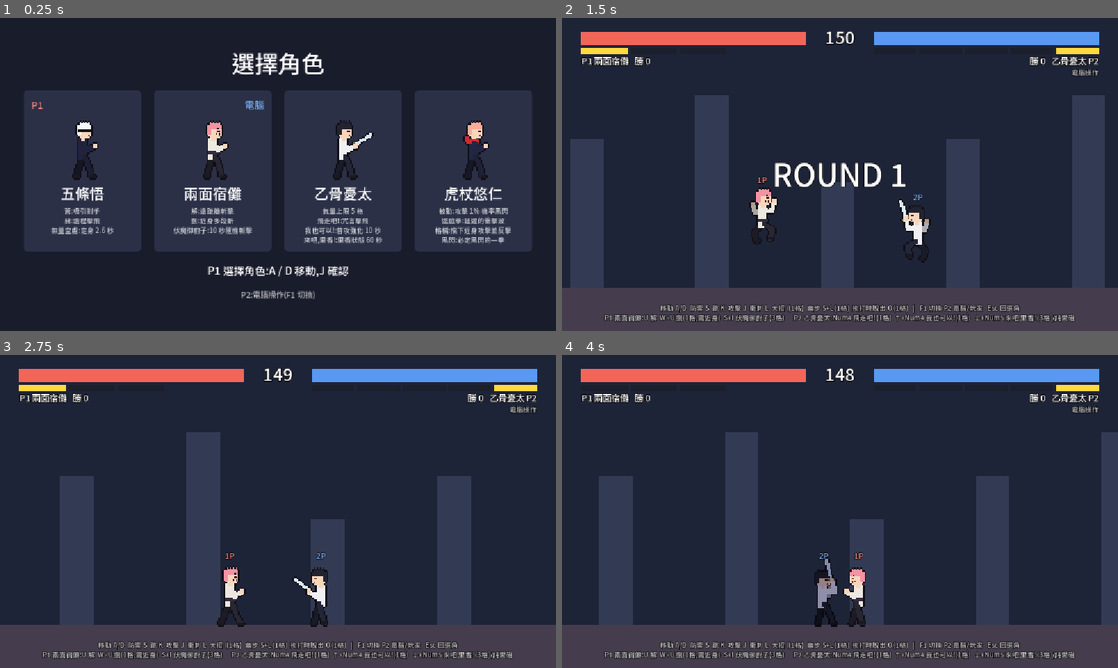
Above: before the commit, frames 1-4 (two rows, left to right).
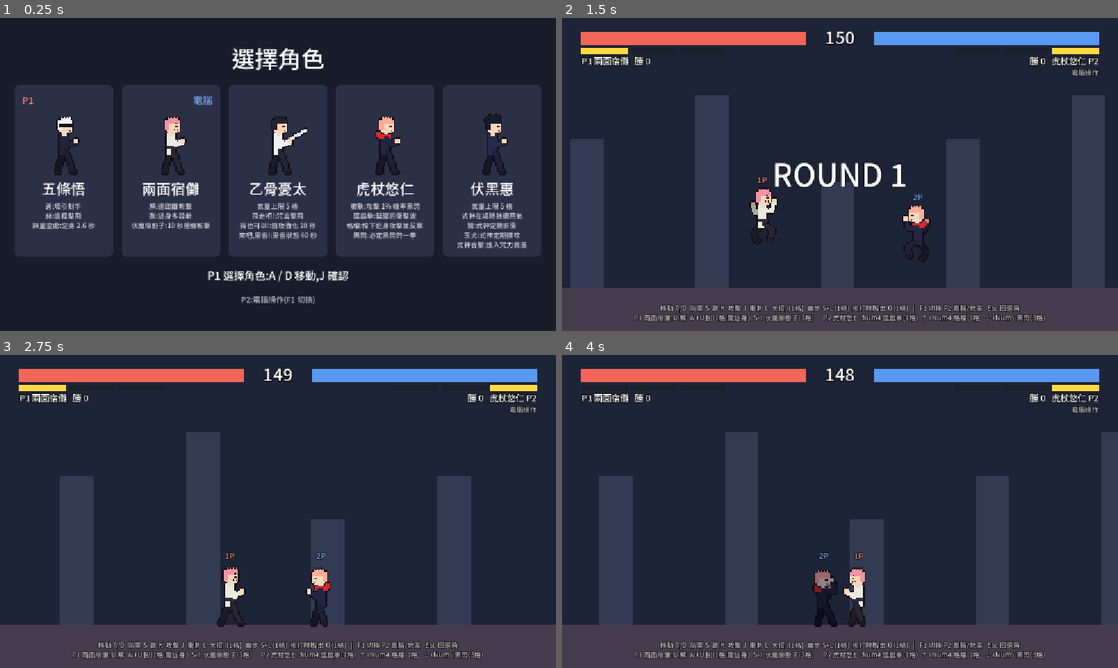
Above: after the commit, the same moments.

Repository: tyboy0407/anifight
Game: Godot game, scene res://scenes/select.tscn
Same seed, same stepped clock (60 frames per second), same inputs: the game is played once before the commit and once after it.
Inputs (mouse positions are in pixels of both pictures, inside the frame that each line leads up to):
- Up to frame 1 (0.25 s): no input
- Up to frame 2 (1.5 s): tap Enter (ui_accept) at 0.5, 0.77 s; move the mouse to (962, 158) at 0.52 s; hold D from 0.53 s (still down); tap J at 0.6 s; click (962, 158) at 0.67 s; move the mouse to (728, 190) at 1.27 s; tap K at 1.35 s; click (728, 190) at 1.42 s
- Up to frame 3 (2.75 s): tap Enter (ui_accept) at 1.52 s; move the mouse to (333, 442) at 2.02 s; release D at 2.03 s; hold A from 2.03 s (still down); tap L at 2.1 s; click (333, 442) at 2.17 s
- Up to frame 4 (4 s): move the mouse to (812, 574) at 2.77 s; release A at 2.78 s; hold D from 2.78 s (still down); tap I at 2.85 s; click (812, 574) at 2.92 s; tap Enter (ui_accept) at 3.02, 3.77 s; move the mouse to (1006, 558) at 3.52 s; tap O at 3.6 s; click (1006, 558) at 3.67 s

The runs differ from the first frame. In frame 1, 22% of the frame differs, in the area x 2-98%, y 9-92%; in frame 2, 1.7%; in frame 3, 1.7%; in frame 4, 1.8%.

Commit message:
Add Megumi character with owl and dog shikigami
- Megumi has five energy bars and regenerates energy while any
  shikigami is on the field.
- Skill 1 / skill 2 (2 bars each) summon an owl or a dog for 15s;
  each attacks the opponent on its own interval.
- The super needs both shikigami out and costs no energy: a combined
  three-hit attack that also grants Cursed Energy Surge for 20s
  (1.3x damage, 3x energy gain).
- CPU keeps energy for summons and prioritises the combined attack
  through two new AI hint hooks.
- Select screen fits five cards; placeholder sprite and font subset
  regenerated.

Co-Authored-By: Claude Fable 5.2 <noreply@anthropic.com>

Diff:
--- /dev/null
+++ b/assets/characters/megumi/sheet.json
@@ -0,0 +1,330 @@
+{
+	"animations": {
+		"air_attack": {
+			"fps": 8,
+			"frames": [
+				[
+					0,
+					384,
+					48,
+					48
+				]
+			],
+			"loop": false
+		},
+		"attack1": {
+			"fps": 12,
+			"frames": [
+				[
+					0,
+					240,
+					48,
+					48
+				],
+				[
+					48,
+					240,
+					48,
+					48
+				],
+				[
+					96,
+					240,
+					48,
+					48
+				]
+			],
+			"loop": false
+		},
+		"attack2": {
+			"fps": 12,
+			"frames": [
+				[
+					0,
+					288,
+					48,
+					48
+				],
+				[
+					48,
+					288,
+					48,
+					48
+				],
+				[
+					96,
+					288,
+					48,
+					48
+				]
+			],
+			"loop": false
+		},
+		"attack3": {
+			"fps": 12,
+			"frames": [
+				[
+					0,
+					336,
+					48,
+					48
+				],
+				[
+					48,
+					336,
+					48,
+					48
+				],
+				[
+					96,
+					336,
+					48,
+					48
+				],
+				[
+					144,
+					336,
+					48,
+					48
+				]
+			],
+			"loop": false
+		},
+		"burst": {
+			"fps": 8,
+			"frames": [
+				[
+					0,
+					528,
+					48,
+					48
+				]
+			],
+			"loop": false
+		},
+		"cast": {
+			"fps": 8,
+			"frames": [
+				[
+					0,
+					480,
+					48,
+					48
+				],
+				[
+					48,
+					480,
+					48,
+					48
+				],
+				[
+					96,
+					480,
+					48,
+					48
+				]
+			],
+			"loop": false
+		},
+		"dash": {
+			"fps": 12,
+			"frames": [
+				[
+					0,
+					144,
+					48,
+					48
+				],
+				[
+					48,
+					144,
+					48,
+					48
+				]
+			],
+			"loop": true
+		},
+		"down": {
+			"fps": 8,
+			"frames": [
+				[
+					0,
+					672,
+					48,
+					48
+				]
+			],
+			"loop": false
+		},
+		"getup": {
+			"fps": 8,
+			"frames": [
+				[
+					0,
+					720,
+					48,
+					48
+				],
+				[
+					48,
+					720,
+					48,
+					48
+				]
+			],
+			"loop": false
+		},
+		"guard": {
+			"fps": 8,
+			"frames": [
+				[
+					0,
+					192,
+					48,
+					48
+				]
+			],
+			"loop": false
+		},
+		"hit": {
+			"fps": 10,
+			"frames": [
+				[
+					0,
+					576,
+					48,
+					48
+				],
+				[
+					48,
+					576,
+					48,
+					48
+				]
+			],
+			"loop": false
+		},
+		"idle": {
+			"fps": 4,
+			"frames": [
+				[
+					0,
+					0,
+					48,
+					48
+				],
+				[
+					48,
+					0,
+					48,
+					48
+				]
+			],
+			"loop": true
+		},
+		"jump": {
+			"fps": 8,
+			"frames": [
+				[
+					0,
+					96,
+					48,
+					48
+				]
+			],
+			"loop": false
+		},
+		"launched": {
+			"fps": 8,
+			"frames": [
+				[
+					0,
+					624,
+					48,
+					48
+				],
+				[
+					48,
+					624,
+					48,
+					48
+				]
+			],
+			"loop": true
+		},
+		"special": {
+			"fps": 12,
+			"frames": [
+				[
+					0,
+					432,
+					48,
+					48
+				],
+				[
+					48,
+					432,
+					48,
+					48
+				],
+				[
+					96,
+					432,
+					48,
+					48
+				],
+				[
+					144,
+					432,
+					48,
+					48
+				]
+			],
+			"loop": false
+		},
+		"walk": {
+			"fps": 10,
+			"frames": [
+				[
+					0,
+					48,
+					48,
+					48
+				],
+				[
+					48,
+					48,
+					48,
+					48
+				],
+				[
+					96,
+					48,
+					48,
+					48
+				],
+				[
+					144,
+					48,
+					48,
+					48
+				],
+				[
+					192,
+					48,
+					48,
+					48
+				],
+				[
+					240,
+					48,
+					48,
+					48
+				]
+			],
+			"loop": true
+		}
+	},
+	"foot_offset": 1,
+	"scale": 3.0
+}
--- /dev/null
+++ b/scenes/characters/megumi.tscn
@@ -0,0 +1,17 @@
+[gd_scene load_steps=3 format=3]
+
+[ext_resource type="PackedScene" path="res://scenes/fighter.tscn" id="1_base"]
+[ext_resource type="Script" path="res://scripts/characters/megumi.gd" id="2_megumi"]
+
+[node name="Fighter" instance=ExtResource("1_base")]
+script = ExtResource("2_megumi")
+max_energy = 500
+sprite_dir = "res://assets/characters/megumi"
+
+[node name="Hair" type="ColorRect" parent="."]
+offset_left = -28.0
+offset_top = -124.0
+offset_right = 28.0
+offset_bottom = -104.0
+mouse_filter = 2
+color = Color(0.1, 0.11, 0.16, 1)
--- /dev/null
+++ b/scripts/characters/megumi.gd
@@ -0,0 +1,511 @@
+class_name MegumiFighter
+extends Fighter
+## 以伏黑惠為藍本的角色。本人徒手三連擊,主要靠式神協同作戰。
+##
+## 被動
+##   氣量上限是 5 格(在 megumi.tscn 設定 max_energy = 500)。
+##   場上有式神時持續回復氣量。
+## 招式
+##   式神「鷲」(skill,2 格):召喚貓頭鷹式神 15 秒,定期俯衝攻擊對手。
+##   式神「玉犬」(上 + skill,2 格):召喚狼犬式神 15 秒,定期撲咬對手。
+##   式神合擊(下 + special,不耗氣):鷲與玉犬同時在場才能使用。
+##     兩隻式神合力攻擊對手,並讓自己進入「咒力高漲」20 秒。
+## 咒力高漲
+##   自己與式神的傷害提高,所有氣量回復量大幅提高。期間不能再用式神合擊。
+
+const OWL_COLOR := Color(1.0, 0.86, 0.4)
+const DOG_COLOR := Color(0.94, 0.94, 0.98)
+const SURGE_COLOR := Color(0.5, 0.62, 1.0)
+
+# 召喚
+const SUMMON_COST := 200
+const SUMMON_CAST := 0.45
+const SUMMON_RELEASE := 0.22
+const SHIKIGAMI_DURATION := 15.0
+const PASSIVE_ENERGY_PER_SECOND := 8.0
+const FOLLOW_SPEED := 8.0
+const SHIKIGAMI_RECOVER := 0.3
+const RETRY_DELAY := 0.3       # 對手無敵時,過一會再試著出手
+# 鷲:停在主人後上方,先往上拉高當預兆,再俯衝
+const OWL_HOVER := Vector2(-45, -215)
+const OWL_FIRST_ATTACK := 1.0
+const OWL_INTERVAL := 2.5      # 從這次出手到下次出手的間隔
+const OWL_WINDUP := 0.35
+const OWL_DIVE_TIME := 0.22
+const OWL_HIT_SIZE := Vector2(110, 110)
+const OWL_DAMAGE := 50
+# 玉犬:跟在主人前方,先壓低身體當預兆,再撲上去
+const DOG_HEEL := 80.0
+const DOG_FIRST_ATTACK := 0.7
+const DOG_INTERVAL := 2.0
+const DOG_WINDUP := 0.25
+const DOG_POUNCE_TIME := 0.24
+const DOG_HIT_SIZE := Vector2(120, 100)
+const DOG_DAMAGE := 60
+# 式神合擊與咒力高漲
+const COMBINE_CAST := 0.6
+const COMBINE_RELEASE := 0.25
+const COMBINE_OWL_DELAY := 0.22
+const COMBINE_STRIKE_TIME := 0.2
+const COMBINE_HOLD := 0.7       # 各自打完後留在對手身邊,等最後一擊
+const COMBINE_FINAL_DELAY := 0.3
+const SURGE_DURATION := 20.0
+const SURGE_DAMAGE_SCALE := 1.3
+const SURGE_ENERGY_SCALE := 3.0
+
+enum Phase { FOLLOW, WINDUP, STRIKE, RECOVER }
+enum Combine { NONE, STRIKES, FINAL }
+
+
+## 一隻式神的狀態。
+class Shikigami:
+	var node: Node2D
+	var time := 0.0          # 剩餘的在場時間
+	var attack_timer := 0.0
+	var phase := 0
+	var phase_time := 0.0
+	var strike_time := 0.0
+	var from := Vector2.ZERO
+	var to := Vector2.ZERO
+	var move: AttackData
+	var homing := false      # 攻擊途中是否持續追著對手
+
+	func active() -> bool:
+		return time > 0.0
+
+
+var _owl := Shikigami.new()
+var _dog := Shikigami.new()
+var _owl_move: AttackData
+var _dog_move: AttackData
+var _combine_owl_move: AttackData
+var _combine_dog_move: AttackData
+var _combine_final_move: AttackData
+
+var _combine := Combine.NONE
+var _combine_timer := 0.0
+var _surge_time := 0.0
+var _regen := 0.0  # 尚未滿 1 點的回復量
+var _powered_moves: Dictionary = {}  # 原招式 -> 咒力高漲時的複本
+var _ground_y := 0.0
+
+var _status_label: Label
+
+@onready var _hair: ColorRect = $Hair
+
+
+func _ready() -> void:
+	super()
+	_ground_y = global_position.y
+	_status_label = Label.new()
+	_status_label.mouse_filter = Control.MOUSE_FILTER_IGNORE
+	_status_label.horizontal_alignment = HORIZONTAL_ALIGNMENT_CENTER
+	_status_label.add_theme_font_size_override("font_size", 14)
+	_status_label.add_theme_color_override("font_color", SURGE_COLOR.lightened(0.35))
+	_status_label.add_theme_color_override("font_outline_color", Color.BLACK)
+	_status_label.add_theme_constant_override("outline_size", 5)
+	_status_label.size = Vector2(300, 20)
+	_status_label.position = Vector2(-150, -BODY_SIZE.y - 66)
+	add_child(_status_label)
+
+
+func _build_moves() -> void:
+	super()
+	_owl_move = _shikigami_move(OWL_DAMAGE, Vector2(110, 0), 0.34, false)
+	_dog_move = _shikigami_move(DOG_DAMAGE, Vector2(130, 0), 0.36, false)
+	_combine_dog_move = _shikigami_move(70, Vector2(40, 0), 0.6, false)
+	_combine_owl_move = _shikigami_move(70, Vector2(40, 0), 0.6, false)
+	_combine_final_move = _shikigami_move(120, Vector2(480, -620), 0.0, true)
+
+
+## 式神的攻擊不替主人累積氣量:氣量來自「式神在場」的被動回復。
+func _shikigami_move(damage: int, knockback: Vector2, hitstun: float, launches: bool) -> AttackData:
+	var move := AttackData.make(damage, 0.0, 0.0, 0.0, Vector2.ZERO, Vector2.ZERO, knockback, hitstun, launches, 0.0)
+	move.builds_energy = false
+	return move
+
+
+func reset(spawn_position: Vector2, spawn_facing: int) -> void:
+	_dismiss(_owl, true)
+	_dismiss(_dog, true)
+	_combine = Combine.NONE
+	_surge_time = 0.0
+	_regen = 0.0
+	_ground_y = spawn_position.y
+	super(spawn_position, spawn_facing)
+
+
+func _physics_process(delta: float) -> void:
+	super(delta)
+	if is_on_floor():
+		_ground_y = global_position.y
+	_surge_time = maxf(_surge_time - delta, 0.0)
+	_tick_shikigami(_owl, delta, true)
+	_tick_shikigami(_dog, delta, false)
+	_tick_combine(delta)
+	_tick_regen(delta)
+	_update_status()
+
+
+func _try_character_actions() -> bool:
+	if _skill2_pressed():
+		if not _dog.active() and _spend_energy(SUMMON_COST):
+			_start_cast(SUMMON_CAST, SUMMON_RELEASE, _summon_dog)
+			return true
+		return false
+	if _skill1_pressed() and not _owl.active() and _spend_energy(SUMMON_COST):
+		_start_cast(SUMMON_CAST, SUMMON_RELEASE, _summon_owl)
+		return true
+	return false
+
+
+## 式神合擊不耗氣,條件是兩隻式神都在場,而且不在咒力高漲期間。
+func super_cost() -> int:
+	return 0 if can_combine() else max_energy + 1
+
+
+func _start_super() -> void:
+	_start_cast(COMBINE_CAST, COMBINE_RELEASE, _release_combine)
+
+
+## 電腦操作時:兩隻式神還沒到齊之前,留著氣召喚,不要花在通用大招上。
+func ai_energy_reserve() -> int:
+	return 0 if _owl.active() and _dog.active() else SUMMON_COST
+
+
+## 兩隻式神同時在場的時間不長,湊齊了就優先放合擊。
+func ai_wants_super() -> bool:
+	return can_combine()
+
+
+# ---------- 被動與咒力高漲 ----------
+
+func has_shikigami() -> bool:
+	return _owl.active() or _dog.active()
+
+
+func in_surge() -> bool:
+	return _surge_time > 0.0
+
+
+func can_combine() -> bool:
+	return _owl.active() and _dog.active() and not in_surge() and _combine == Combine.NONE
+
+
+func _tick_regen(delta: float) -> void:
+	if not has_shikigami() or state == State.KO:
+		return
+	_regen += PASSIVE_ENERGY_PER_SECOND * delta
+	if _regen >= 1.0:
+		var whole := int(_regen)
+		_regen -= whole
+		add_energy(whole)
+
+
+## 咒力高漲期間,所有氣量回復(被動回復、打人、挨打)都放大。
+func add_energy(amount: int) -> void:
+	if amount > 0 and in_surge():
+		amount = int(round(amount * SURGE_ENERGY_SCALE))
+	super(amount)
+
+
+## 咒力高漲期間,自己與式神的招式傷害提高。
+func _powered(move: AttackData) -> AttackData:
+	if not in_surge():
+		return move
+	if not _powered_moves.has(move):
+		var copy: AttackData = move.duplicate()
+		copy.damage = int(round(move.damage * SURGE_DAMAGE_SCALE))
+		_powered_moves[move] = copy
+	return _powered_moves[move]
+
+
+func _effective_move(move: AttackData) -> AttackData:
+	return _powered(move)
+
+
+# ---------- 召喚 ----------
+
+func _summon_owl() -> void:
+	_callout("鷲", OWL_COLOR)
+	_summon(_owl, _make_owl(), global_position + Vector2(OWL_HOVER.x * facing, OWL_HOVER.y), OWL_FIRST_ATTACK)
+
+
+func _summon_dog() -> void:
+	_callout("玉犬", DOG_COLOR)
+	_summon(_dog, _make_dog(), Vector2(global_position.x + DOG_HEEL * facing, _ground_y), DOG_FIRST_ATTACK)
+
+
+func _summon(shikigami: Shikigami, node: Node2D, at: Vector2, first_attack: float) -> void:
+	_dismiss(shikigami, true)
+	shikigami.node = node
+	shikigami.time = SHIKIGAMI_DURATION
+	shikigami.attack_timer = first_attack
+	shikigami.phase = Phase.FOLLOW
+	node.global_position = at
+	# 從影子裡冒出來
+	node.modulate.a = 0.0
+	node.create_tween().tween_property(node, "modulate:a", 1.0, 0.2)
+	var shadow := _spawn_rect(Vector2(110, 14), Color(0.05, 0.05, 0.1, 0.8), Vector2(at.x, _ground_y - 4), 0)
+	var tween := shadow.create_tween()
+	tween.tween_property(shadow, "modulate:a", 0.0, 0.4)
+	tween.tween_callback(shadow.queue_free)
+
+
+func _dismiss(shikigami: Shikigami, instantly: bool = false) -> void:
+	shikigami.time = 0.0
+	shikigami.phase = Phase.FOLLOW
+	if is_instance_valid(shikigami.node):
+		var node := shikigami.node
+		if instantly:
+			node.queue_free()
+		else:
+			var tween := node.create_tween()
+			tween.tween_property(node, "modulate:a", 0.0, 0.3)
+			tween.tween_callback(node.queue_free)
+	shikigami.node = null
+
+
+# ---------- 式神的行動 ----------
+
+func _tick_shikigami(shikigami: Shikigami, delta: float, is_owl: bool) -> void:
+	if not shikigami.active():
+		return
+	if state == State.KO or not is_instance_valid(shikigami.node):
+		_dismiss(shikigami)
+		return
+	var busy := shikigami.phase != Phase.FOLLOW or _combine != Combine.NONE
+	shikigami.time -= delta
+	if shikigami.phase != Phase.FOLLOW:
+		shikigami.attack_timer -= delta  # 出手期間也算在間隔內
+	if shikigami.time <= 0.0:
+		if not busy:
+			_dismiss(shikigami)
+			return
+		shikigami.time = 0.001  # 攻擊到一半,等這一下打完再消失
+
+	var node := shikigami.node
+	match shikigami.phase:
+		Phase.FOLLOW:
+			_follow(shikigami, delta, is_owl)
+			shikigami.attack_timer -= delta
+			if shikigami.attack_timer <= 0.0 and _combine == Combine.NONE:
+				if _can_shikigami_attack():
+					shikigami.attack_timer = OWL_INTERVAL if is_owl else DOG_INTERVAL
+					_begin_attack(shikigami, OWL_WINDUP if is_owl else DOG_WINDUP, OWL_DIVE_TIME if is_owl else DOG_POUNCE_TIME,
+							_owl_move if is_owl else _dog_move, false)
+				else:
+					shikigami.attack_timer = RETRY_DELAY
+		Phase.WINDUP:
+			shikigami.phase_time -= delta
+			# 出手前的預兆:閃爍,鷲往上拉高、玉犬壓低身體
+			node.modulate = Color(1.7, 1.7, 1.3) if int(shikigami.phase_time * 24.0) % 2 == 0 else Color.WHITE
+			if is_owl:
+				node.position.y -= 70.0 * delta
+			else:
+				node.scale.y = 0.8
+			if shikigami.phase_time <= 0.0:
+				node.modulate = Color.WHITE
+				node.scale.y = 1.0
+				shikigami.phase = Phase.STRIKE
+				shikigami.phase_time = 0.0
+				shikigami.from = node.global_position
+				shikigami.to = _strike_point(shikigami, is_owl)
+		Phase.STRIKE:
+			shikigami.phase_time += delta
+			if shikigami.homing:
+				shikigami.to = _strike_point(shikigami, is_owl)
+			var progress := minf(shikigami.phase_time / shikigami.strike_time, 1.0)
+			node.global_position = shikigami.from.lerp(shikigami.to, progress)
+			var heading := signf(shikigami.to.x - shikigami.from.x)
+			if heading != 0.0:
+				node.scale.x = heading
+			if progress >= 1.0:
+				_shikigami_hit(shikigami, is_owl)
+				shikigami.phase = Phase.RECOVER
+				shikigami.phase_time = COMBINE_HOLD if _combine != Combine.NONE else SHIKIGAMI_RECOVER
+		Phase.RECOVER:
+			shikigami.phase_time -= delta
+			if shikigami.phase_time <= 0.0:
+				shikigami.phase = Phase.FOLLOW
+
+
+## 回到主人身邊:鷲在後上方盤旋,玉犬在前方地面。
+func _follow(shikigami: Shikigami, delta: float, is_owl: bool) -> void:
+	var target: Vector2
+	if is_owl:
+		target = global_position + Vector2(OWL_HOVER.x * facing, OWL_HOVER.y)
+		target.y += sin(Time.get_ticks_msec() / 220.0) * 8.0
+	else:
+		target = Vector2(clampf(global_position.x + DOG_HEEL * facing, arena_min_x, arena_max_x), _ground_y)
+	shikigami.node.global_position = shikigami.node.global_position.lerp(target, minf(FOLLOW_SPEED * delta, 1.0))
+	shikigami.node.scale = Vector2(facing, 1.0)
+
+
+func _can_shikigami_attack() -> bool:
+	return input_enabled and opponent != null and not opponent.is_invulnerable()
+
+
+func _begin_attack(shikigami: Shikigami, windup: float, strike_time: float, move: AttackData, homing: bool) -> void:
+	shikigami.phase = Phase.WINDUP
+	shikigami.phase_time = windup
+	shikigami.strike_time = strike_time
+	shikigami.move = move
+	shikigami.homing = homing
+
+
+## 這一下要衝到哪裡:鷲撞向對手胸口,玉犬撲到對手腳邊(對手在空中就跳起來咬)。
+func _strike_point(shikigami: Shikigami, is_owl: bool) -> Vector2:
+	if opponent == null:
+		return shikigami.node.global_position
+	if is_owl:
+		return opponent.global_position + Vector2(0, -60)
+	var side := signf(opponent.global_position.x - shikigami.node.global_position.x)
+	return opponent.global_position + Vector2(-side * 35.0, 0)
+
+
+func _shikigami_center(shikigami: Shikigami, is_owl: bool) -> Vector2:
+	return shikigami.node.global_position + (Vector2.ZERO if is_owl else Vector2(0, -45))
+
+
+func _shikigami_hit(shikigami: Shikigami, is_owl: bool) -> void:
+	var center := _shikigami_center(shikigami, is_owl)
+	if not _rect_hits_opponent(center, OWL_HIT_SIZE if is_owl else DOG_HIT_SIZE):
+		return
+	_impact(opponent.global_position + Vector2(0, -60), OWL_COLOR if is_owl else DOG_COLOR, 4, 110.0)
+	opponent.take_hit(_powered(shikigami.move), self)
+
+
+## 命中特效:幾道往外散開的線條。
+func _impact(center: Vector2, color: Color, count: int, length: float) -> void:
+	for i in count:
+		var streak := _spawn_rect(Vector2(length, 6), color, center, 3)
+		streak.rotation = PI * i / count + randf_range(-0.2, 0.2)
+		var tween := streak.create_tween()
+		tween.tween_property(streak, "modulate:a", 0.0, 0.22)
+		tween.tween_callback(streak.queue_free)
+
+
+# ---------- 式神合擊 ----------
+
+func _release_combine() -> void:
+	if not (_owl.active() and _dog.active()):
+		return  # 施法途中式神剛好消失
+	_callout("式神合擊", SURGE_COLOR)
+	_surge_time = SURGE_DURATION
+	_combine = Combine.STRIKES
+	# 玉犬先撲上去咬住,鷲緊接著俯衝;合擊中的式神會追著對手跑
+	_begin_attack(_dog, 0.02, COMBINE_STRIKE_TIME, _combine_dog_move, true)
+	_begin_attack(_owl, COMBINE_OWL_DELAY, COMBINE_STRIKE_TIME, _combine_owl_move, true)
+
+
+func _tick_combine(delta: float) -> void:
+	if _combine == Combine.NONE:
+		return
+	if not (_owl.active() and _dog.active()):
+		_combine = Combine.NONE  # 主人被打倒,式神已經消失
+		return
+	if _combine == Combine.STRIKES:
+		var done := [Phase.RECOVER, Phase.FOLLOW]
+		if _owl.phase in done and _dog.phase in done:
+			_combine = Combine.FINAL
+			_combine_timer = COMBINE_FINAL_DELAY
+		return
+	_combine_timer -= delta
+	if _combine_timer > 0.0:
+		return
+	# 最後一擊:兩隻式神從兩側同時夾擊
+	_combine = Combine.NONE
+	for shikigami: Shikigami in [_owl, _dog]:
+		shikigami.phase = Phase.RECOVER
+		shikigami.phase_time = SHIKIGAMI_RECOVER
+		shikigami.attack_timer = DOG_INTERVAL
+	if opponent == null or opponent.is_invulnerable():
+		return
+	var chest := opponent.global_position + Vector2(0, -60)
+	_owl.node.global_position = chest + Vector2(-60, -30)
+	_owl.node.scale.x = 1.0
+	_dog.node.global_position = opponent.global_position + Vector2(70, 0)
+	_dog.node.scale.x = -1.0
+	_impact(chest, OWL_COLOR, 5, 200.0)
+	_impact(chest, DOG_COLOR, 5, 160.0)
+	opponent.take_hit(_powered(_combine_final_move), self)
+
+
+# ---------- 式神的外觀(色塊暫代) ----------
+
+## 鷲:原點在身體中心,面向右。
+func _make_owl() -> Node2D:
+	var feather := Color(0.74, 0.47, 0.26)
+	var wing := Color(0.55, 0.33, 0.18)
+	var bone := Color(0.95, 0.93, 0.88)
+	return _make_figure([
+		# [位置, 大小, 顏色]
+		[Vector2(-56, -16), Vector2(42, 16), wing],                      # 後翼
+		[Vector2(14, -16), Vector2(42, 16), wing],                       # 前翼
+		[Vector2(-66, -6), Vector2(20, 10), wing.darkened(0.2)],         # 後翼尖
+		[Vector2(46, -6), Vector2(20, 10), wing.darkened(0.2)],          # 前翼尖
+		[Vector2(-17, -18), Vector2(34, 38), feather],                   # 身體
+		[Vector2(-13, -38), Vector2(26, 22), bone],                      # 面具般的臉
+		[Vector2(-8, -31), Vector2(6, 6), Color(0.1, 0.08, 0.1)],        # 眼
+		[Vector2(3, -31), Vector2(6, 6), Color(0.1, 0.08, 0.1)],
+		[Vector2(-3, -24), Vector2(7, 7), OWL_COLOR],                    # 喙
+		[Vector2(-11, 20), Vector2(7, 9), OWL_COLOR],                    # 爪
+		[Vector2(4, 20), Vector2(7, 9), OWL_COLOR],
+	])
+
+
+## 玉犬:原點在腳底中央,面向右。
+func _make_dog() -> Node2D:
+	var fur := DOG_COLOR
+	var shade := Color(0.78, 0.79, 0.86)
+	return _make_figure([
+		[Vector2(-60, -56), Vector2(22, 10), fur],                       # 尾巴
+		[Vector2(-38, -22), Vector2(12, 22), shade],                     # 後腿(遠側)
+		[Vector2(14, -22), Vector2(12, 22), shade],                      # 前腿(遠側)
+		[Vector2(-42, -50), Vector2(72, 30), fur],                       # 身體
+		[Vector2(-26, -22), Vector2(12, 22), fur],                       # 後腿
+		[Vector2(26, -22), Vector2(12, 22), fur],                        # 前腿
+		[Vector2(22, -72), Vector2(34, 32), fur],                        # 頭
+		[Vector2(26, -84), Vector2(9, 14), fur],                         # 耳
+		[Vector2(42, -84), Vector2(9, 14), fur],
+		[Vector2(52, -56), Vector2(20, 14), fur],                        # 吻部
+		[Vector2(66, -56), Vector2(6, 6), Color(0.12, 0.1, 0.12)],       # 鼻
+		[Vector2(44, -64), Vector2(6, 6), Color(0.12, 0.1, 0.12)],       # 眼
+		[Vector2(32, -70), Vector2(9, 5), Color(0.82, 0.16, 0.2)],       # 額頭的紋樣
+		[Vector2(54, -44), Vector2(14, 4), Color(0.82, 0.16, 0.2)],      # 嘴
+	])
+
+
+func _make_figure(parts: Array) -> Node2D:
+	var figure := Node2D.new()
+	for part: Array in parts:
+		var rect := ColorRect.new()
+		rect.mouse_filter = Control.MOUSE_FILTER_IGNORE
+		rect.position = part[0]
+		rect.size = part[1]
+		rect.color = part[2]
+		figure.add_child(rect)
+	figure.z_index = 1
+	get_parent().add_child(figure)
+	return figure
+
+
+# ---------- 顯示 ----------
+
+func _update_status() -> void:
+	var parts: PackedStringArray = []
+	if _owl.active():
+		parts.append("鷲 %d" % ceili(_owl.time))
+	if _dog.active():
+		parts.append("玉犬 %d" % ceili(_dog.time))
+	if in_surge():
+		parts.append("咒力高漲 %d" % ceili(_surge_time))
+	_status_label.text = "  ".join(parts)
+
+
+func _update_visual() -> void:
+	super()
+	_hair.visible = _eye.visible
+	if _has_sprite and in_surge() and state in [State.IDLE, State.MOVE, State.JUMP, State.ATTACK, State.DASH, State.CAST]:
+		_sprite.modulate = Color(0.85, 0.95, 1.6)
--- a/scripts/cpu_controller.gd
+++ b/scripts/cpu_controller.gd
@@ -63,7 +63,7 @@
 			# 連段:繼續按攻擊,偶爾取消接大招。
 			if roll < 0.7:
 				_press("attack", TAP)
-			elif roll < 0.8 and me.energy >= Fighter.SPECIAL_COST:
+			elif roll < 0.8 and me.energy >= Fighter.SPECIAL_COST + me.ai_energy_reserve():
 				_press("special", TAP)
 			return
 
@@ -71,6 +71,11 @@
 		# 對手倒地或無敵時不浪費招式,保持中距離。
 		if distance < 200.0:
 			_move(away, 0.2)
+		return
+
+	if me.ai_wants_super() and roll < 0.5:
+		_press("down", 0.12)
+		_press("special", TAP)
 		return
 
 	if foe.state == Fighter.State.ATTACK and distance < 170.0 and roll < 0.55:
@@ -107,7 +112,7 @@
 			# 上 + 技能:近身型技能(例如捌)在這個距離才放得出來
 			_press("up", 0.12)
 			_press("skill", TAP)
-		elif roll < 0.68 and me.energy >= Fighter.SPECIAL_COST:
+		elif roll < 0.68 and me.energy >= Fighter.SPECIAL_COST + me.ai_energy_reserve():
 			_press("special", TAP)
 		elif roll < 0.75 and me.energy >= me.super_cost():
 			_press("down", 0.12)
--- a/scripts/fighter.gd
+++ b/scripts/fighter.gd
@@ -431,6 +431,16 @@
 
 func ai_skill2_range() -> float:
 	return INF
+
+
+## 給電腦對手的提示:要保留多少氣給角色專屬招式,不花在通用大招上。
+func ai_energy_reserve() -> int:
+	return 0
+
+
+## 給電腦對手的提示:現在是不是該優先放超必殺(例如條件難得湊齊的招式)。
+func ai_wants_super() -> bool:
+	return false
 
 
 ## 倒地、起身、幽步、脫出與 KO 期間無敵。被擊飛在空中時仍然可以被追打,
--- a/scripts/game_state.gd
+++ b/scripts/game_state.gd
@@ -39,6 +39,14 @@
 		"hair": Color(0.98, 0.7, 0.62),
 		"skills": ["逕庭拳(1格)", "格檔(1格)", "黑閃(3格)"],
 		"summary": "被動:攻擊 1% 機率黑閃\n逕庭拳:延遲的衝擊波\n格檔:擋下近身攻擊並反擊\n黑閃:必定黑閃的一拳",
+	},
+	{
+		"name": "伏黑惠",
+		"scene": "res://scenes/characters/megumi.tscn",
+		"sprites": "res://assets/characters/megumi",
+		"hair": Color(0.1, 0.11, 0.16),
+		"skills": ["鷲(2格)", "玉犬(2格)", "式神合擊(需兩隻式神)"],
+		"summary": "氣量上限 5 格\n式神在場時持續回氣\n鷲:式神定期俯衝\n玉犬:式神定期撲咬\n式神合擊:進入咒力高漲",
 	},
 ]
 
--- a/scripts/select.gd
+++ b/scripts/select.gd
@@ -3,8 +3,8 @@
 ## P2 為電腦時,P1 確認自己的角色後,接著用同一組按鍵替電腦選角色。
 ## 也可以直接用滑鼠或手指點角色卡片:第一下選自己,第二下選對手。
 
-const CARD_SIZE := Vector2(244, 330)
-const CARD_GAP := 26  # 四張卡片加間距要放得進 1152 寬的畫面
+const CARD_SIZE := Vector2(204, 330)
+const CARD_GAP := 18  # 五張卡片加間距要放得進 1152 寬的畫面
 const CONFIRM_DELAY := 0.6
 
 var _cursor: Array[int] = [0, 1]
--- a/tools/generate_placeholder_sprites.gd
+++ b/tools/generate_placeholder_sprites.gd
@@ -40,6 +40,13 @@
 		"top": Color(0.14, 0.15, 0.26), "sleeve": Color(0.14, 0.15, 0.26),
 		"pants": Color(0.12, 0.13, 0.22), "sash": Color(0, 0, 0, 0),
 		"hood": Color(0.85, 0.16, 0.18),
+	},
+	{
+		"id": "megumi",
+		"hair": Color(0.1, 0.11, 0.17), "spiky": true, "blindfold": false, "marks": false,
+		"top": Color(0.15, 0.17, 0.3), "sleeve": Color(0.15, 0.17, 0.3),
+		"pants": Color(0.12, 0.13, 0.23), "sash": Color(0, 0, 0, 0),
+		"tall_hair": true,
 	},
 ]
 
@@ -264,6 +271,13 @@
 		for dx: int in [-3, -1, 1, 3]:
 			_plot(center + Vector2i(dx, -6), hair)
 		_plot(center + Vector2i(-5, -4), hair)
+	if _style.get("tall_hair", false):
+		# 往上、往後炸開的刺蝟頭
+		for dx: int in [-4, -2, 0, 2, 4]:
+			_fill(center + Vector2i(dx, -7), Vector2i(1, 2), hair)
+		_plot(center + Vector2i(-3, -8), hair)
+		_plot(center + Vector2i(1, -8), hair)
+		_fill(center + Vector2i(-6, -5), Vector2i(2, 3), hair)
 
 	if _style.blindfold:
 		_fill(center + Vector2i(-4, -1), Vector2i(9, 2), Color(0.08, 0.08, 0.11))
Binary file added: assets/characters/megumi/sheet.png
Not shown, added: assets/characters/megumi/sheet.png.import
Binary file changed: assets/fonts/NotoSansTC-subset.ttf
Not shown, added: scripts/characters/megumi.gd.uid
